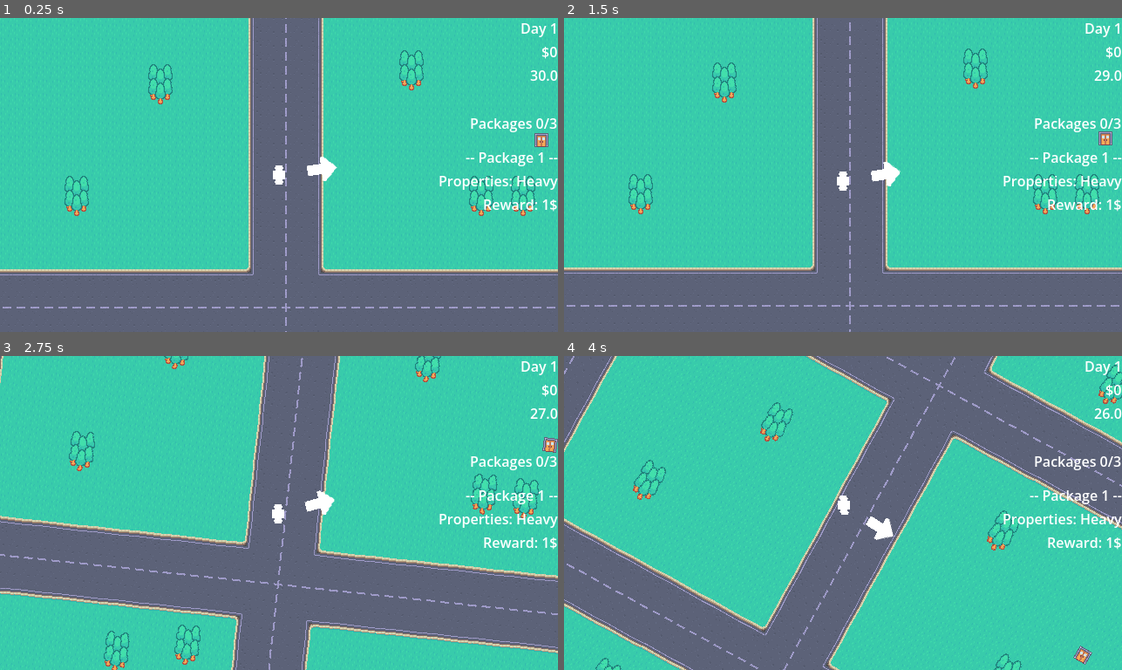
Above: before the commit, frames 1-4 (two rows, left to right).
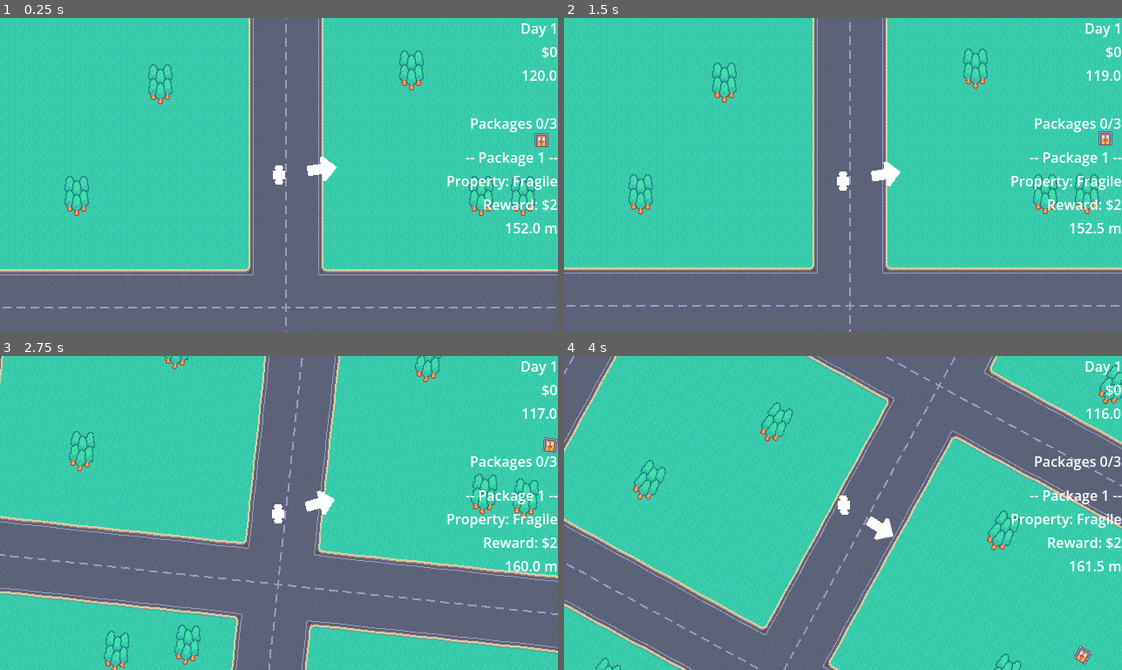
Above: after the commit, the same moments.

Repository: ruben-velasquez/rush-and-deliver
Game: Godot game, scene res://scenes/main.tscn
Two runs of this game, one before a commit and one after it. Both use one fixed random seed, a clock stepped at 60 frames per second and the inputs below.
Inputs:
- Up to frame 1 (0.25 s): no input
- Up to frame 2 (1.5 s): tap Enter at 0.5 s; hold D (right) 0.53-1.28 s; tap Space at 1.25 s; hold S (down) from 1.28 s (still down)
- Up to frame 3 (2.75 s): release S (down) at 2.03 s; hold D (right) from 2.03 s (still down)
- Up to frame 4 (4 s): release D (right) at 2.78 s; hold W (up) 2.78-3.53 s; hold A (left) from 3.53 s (still down)

The runs differ from the first frame. In frame 1, 0.7% of the frame differs, in the area x 78-100%, y 16-69%; in frame 2, 0.7%; in frame 3, 0.7%; in frame 4, 0.7%.

Commit message:
feat: add distance indicator to goal

Diff:
--- a/scenes/game_ui.tscn
+++ b/scenes/game_ui.tscn
@@ -51,10 +51,10 @@
 timer = NodePath("Timer")
 
 [node name="Timer" type="Timer" parent="Layout/Info/TimerLabel" unique_id=154884662]
-wait_time = 30.0
+wait_time = 120.0
 one_shot = true
 
-[node name="PackagesInfo" type="VBoxContainer" parent="Layout" unique_id=1843767937 node_paths=PackedStringArray("packages_count_label", "current_package_label", "package_property_label", "package_reward_label")]
+[node name="PackagesInfo" type="VBoxContainer" parent="Layout" unique_id=1843767937 node_paths=PackedStringArray("packages_count_label", "current_package_label", "package_property_label", "package_reward_label", "package_distance_label")]
 layout_mode = 2
 theme_override_constants/separation = 16
 script = ExtResource("4_u2dgd")
@@ -62,6 +62,7 @@
 current_package_label = NodePath("CurrentPackageInfo/Title")
 package_property_label = NodePath("CurrentPackageInfo/PackageProperty")
 package_reward_label = NodePath("CurrentPackageInfo/RewardLabel")
+package_distance_label = NodePath("CurrentPackageInfo/MetersAway")
 
 [node name="PackagesLabel" type="Label" parent="Layout/PackagesInfo" unique_id=20969400]
 layout_mode = 2
@@ -85,3 +86,8 @@
 layout_mode = 2
 text = "Reward: 1$"
 horizontal_alignment = 2
+
+[node name="MetersAway" type="Label" parent="Layout/PackagesInfo/CurrentPackageInfo" unique_id=1881571057]
+layout_mode = 2
+text = "100 m"
+horizontal_alignment = 2
--- a/scripts/game_manager.gd
+++ b/scripts/game_manager.gd
@@ -41,6 +41,7 @@
 	scene_manager.reload_scene()
 
 func generate_packages():
+
 	packages.clear()
 	currentPackage = 0
 	done_packages = 0
--- a/scripts/packages_info.gd
+++ b/scripts/packages_info.gd
@@ -4,16 +4,33 @@
 @export var current_package_label: Label
 @export var package_property_label: Label
 @export var package_reward_label: Label
+@export var package_distance_label: Label
+
+var _player: Node2D
+var _goal: Node2D
 
 # Called when the node enters the scene tree for the first time.
 func _ready() -> void:
 	GameManager.on_swap_package.connect(update_current_package)
 	GameManager.on_score_updated.connect(update_done_packages)
+	_player = GameManager.player
+	update_current_package()
+
+func _process(delta: float) -> void:
+	if !_player || !_goal:
+		return
+
+	# Distance between player and goal
+	var distance = sqrt(pow(_goal.position.x - _player.position.x, 2) + pow(_goal.position.y - _player.position.y, 2))
+	distance = round(distance) / 2
+
+	package_distance_label.text = str(distance) + " m"
 
 func update_done_packages():
 	packages_count_label.text = "Packages " + str(GameManager.done_packages) + "/" + str(len(GameManager.packages))
 
 func update_current_package():
+	_goal = GameManager.get_current_package().goal
 	current_package_label.text = "-- Package " + str(GameManager.currentPackage + 1) + " --"
 	package_property_label.text = "Property: " + str(Package.PackageProperty.find_key(GameManager.get_current_package().property)).capitalize()
 	package_reward_label.text = "Reward: $" + str(GameManager.get_current_package().reward)
--- a/scripts/timer.gd
+++ b/scripts/timer.gd
@@ -10,5 +10,5 @@
 	timer.start()
 
 # Called every frame. 'delta' is the elapsed time since the previous frame.
-func _process(delta: float) -> void:
+func _process(_delta: float) -> void:
 	text = str(round(timer.time_left))
